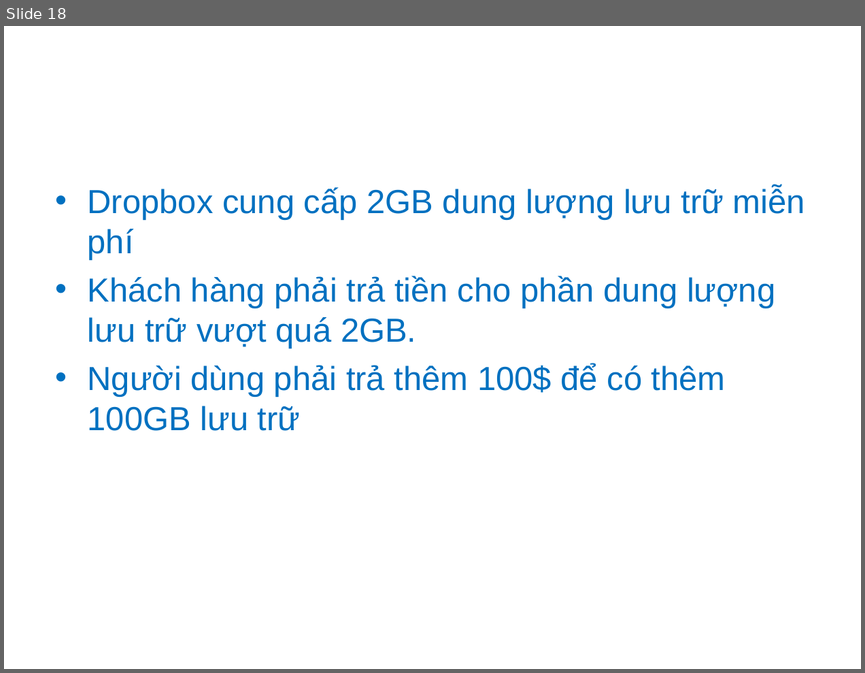
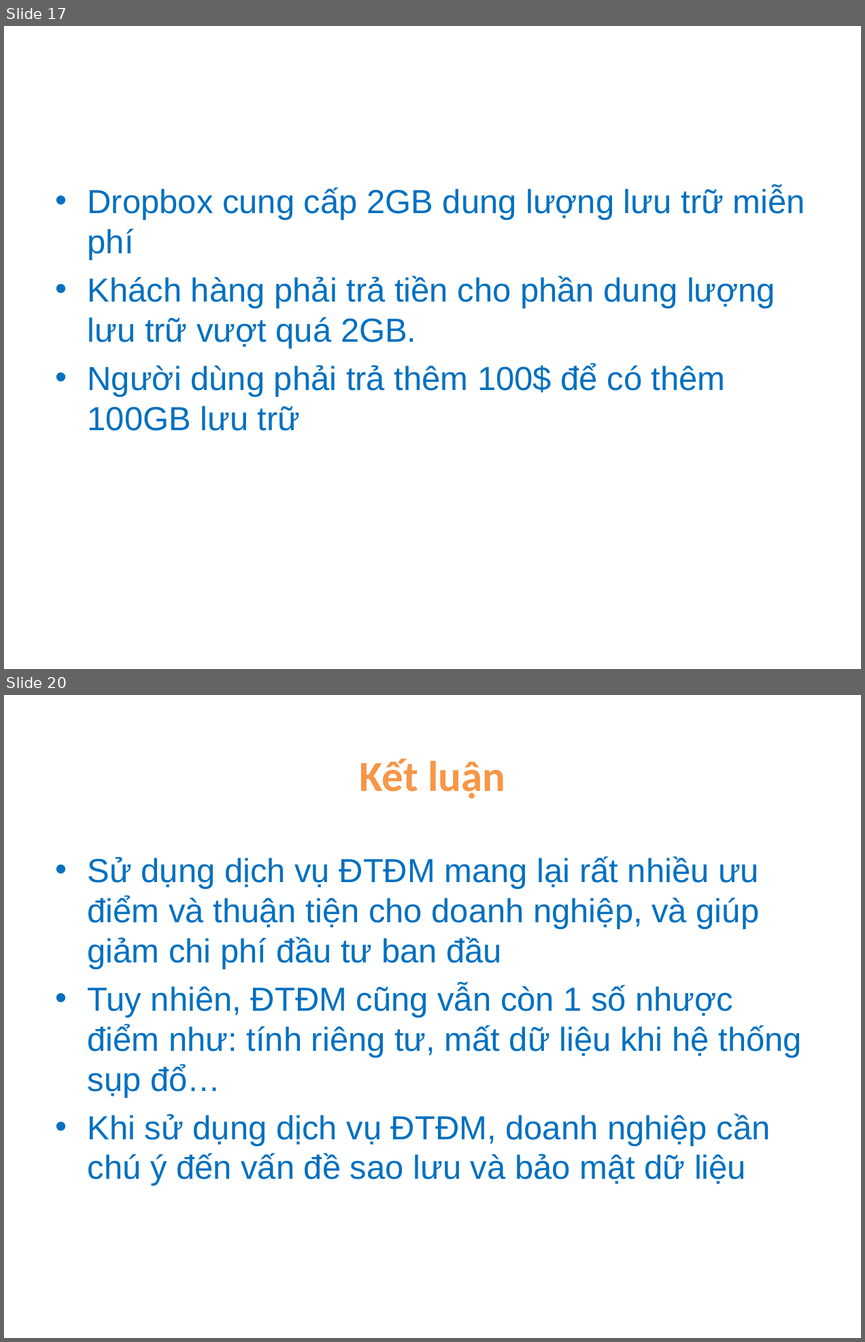
Before and after one commit to ndlongit/longnd-data, a slide deck: Temp/Bai tap ky nang - NDL.ppt. Shown one above the other, each under a label of ours: slide 18 before the commit, slides 17 and 20 after it; the slides between them are not shown. The pictures are 865x673 and 865x1342 pixels, drawn with LibreOffice and Linux fonts; fonts in the diff are those of the drawing. Boxes give left, top, right and bottom in pixels: in the first picture for what was removed or moved away, otherwise in the second. Text is boxed around its words. In the diff, an @@ line names an element or a change of style, - is before the commit and + after.

```diff
--- a/Temp/Bai tap ky nang - NDL.ppt
+++ b/Temp/Bai tap ky nang - NDL.ppt
@@ slide 20 added at (x1=4, y1=695, x2=861, y2=1338), background #FFFFFF @@
@@ title added at (x1=360, y1=758, x2=505, y2=798), 36 pt, text #F79646, bold @@
+Kết luận
@@ text added at (x1=88, y1=856, x2=802, y2=1185), 28 pt, text #0070C0 @@
+• Sử dụng dịch vụ ĐTĐM mang lại rất nhiều ưu điểm và thuận tiện cho doanh nghiệp, và giúp giảm chi phí đầu tư ban đầu
+• Tuy nhiên, ĐTĐM cũng vẫn còn 1 số nhược điểm như: tính riêng tư, mất dữ liệu khi hệ thống sụp đổ…
+• Khi sử dụng dịch vụ ĐTĐM, doanh nghiệp cần chú ý đến vấn đề sao lưu và bảo mật dữ liệu
@@ what was slide 18 is now slide 17 @@
```
Also in this commit, not shown: 5 slides changed, 2 other slides added, 3 slides removed.
